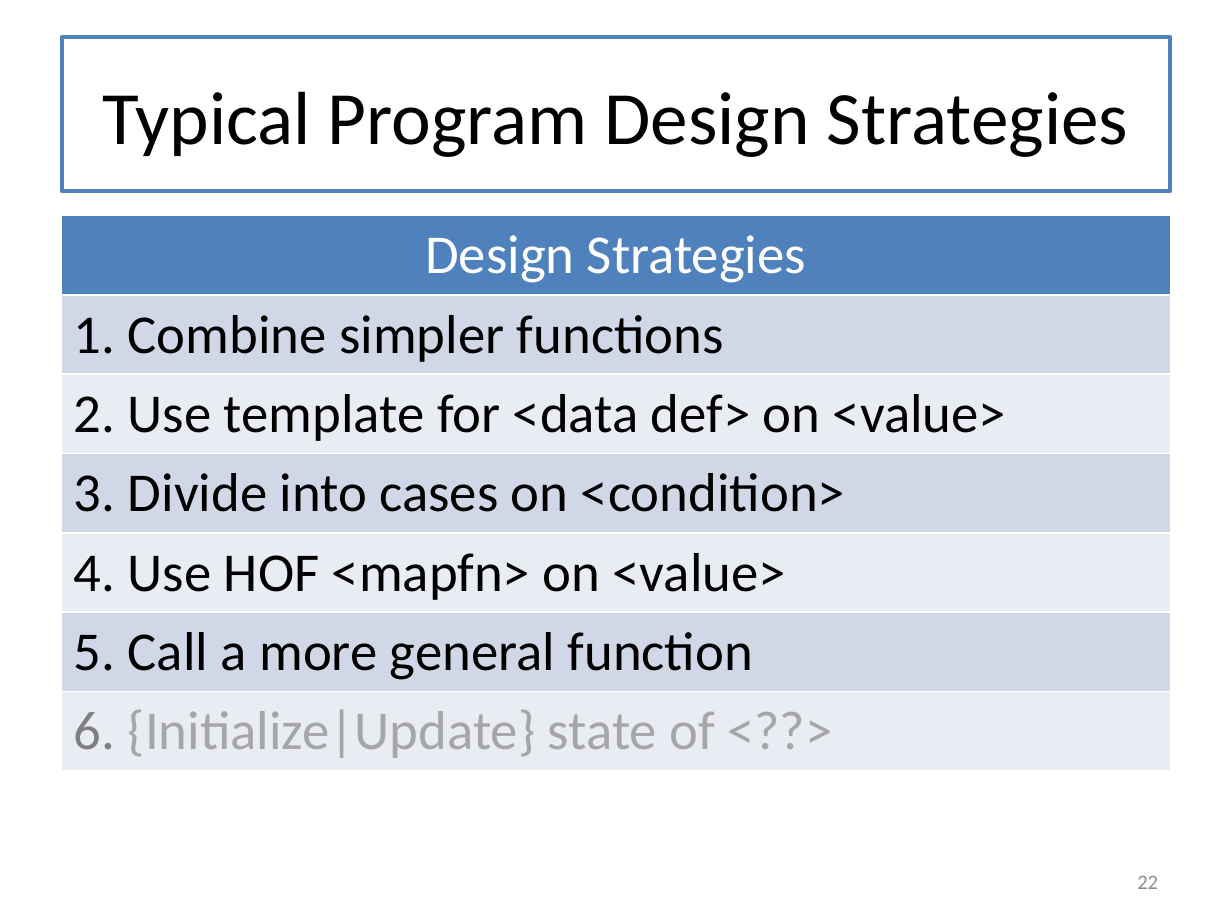
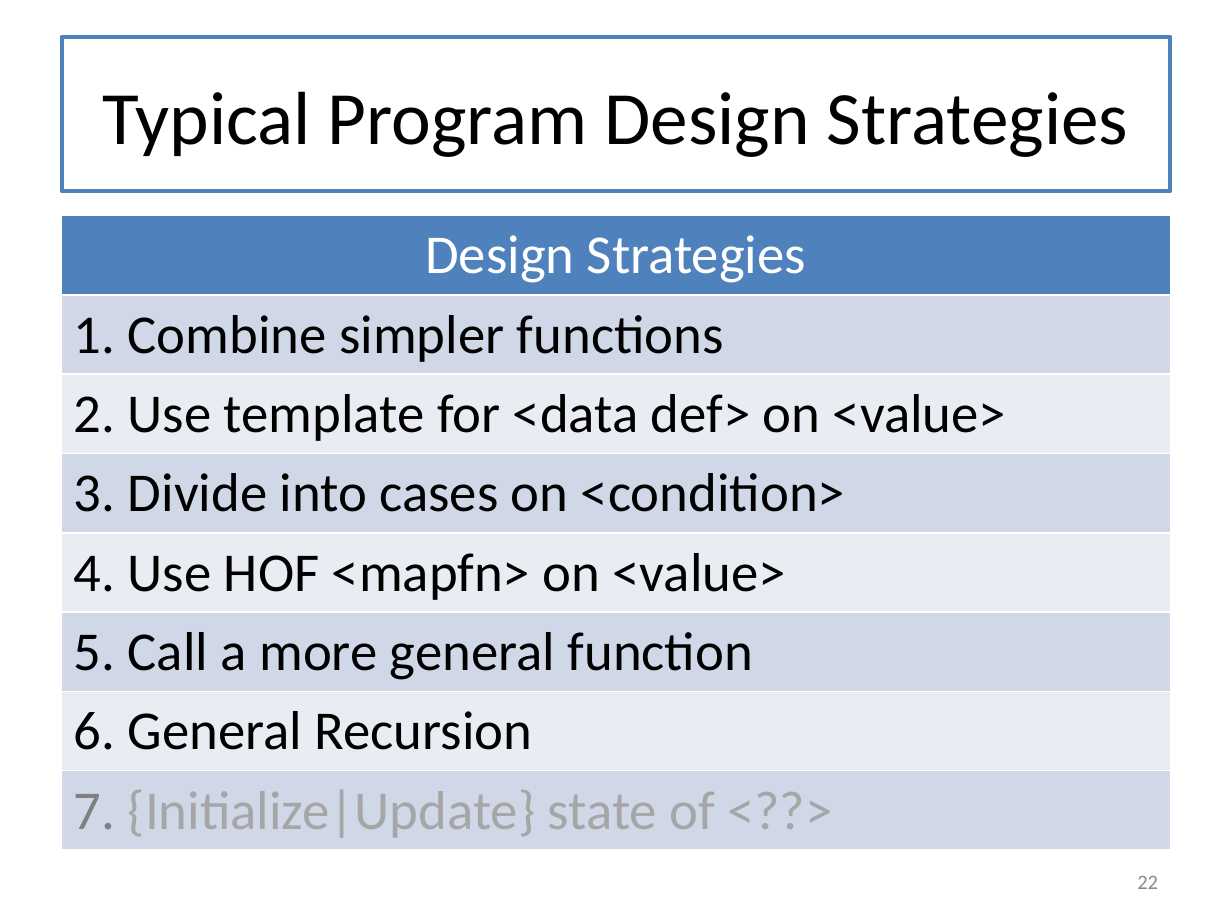
Before and after one commit to mwand/cs5010f16, a slide deck: slide 22 of Slides/Common Slides for CS 5010.pptx. Drawn at 1232x924 pixels with LibreOffice and Linux fonts; fonts in the diff are those of the drawing. Boxes give left, top, right and bottom in pixels: in the first picture for what was removed or moved away, otherwise in the second. Text is boxed around its words. In the diff, an @@ line names an element or a change of style, - is before the commit and + after.

```diff
--- a/Slides/Common Slides for CS 5010.pptx
+++ b/Slides/Common Slides for CS 5010.pptx
@@ table at (x1=62, y1=216, x2=1170, y2=842) @@
-row 7: 6. {Initialize|Update} state of <??>
+row 7: 6. General Recursion
+row 8: 7. {Initialize|Update} state of <??>
```
Also in this commit, not shown: 1 other slide changed, 11 other files.
